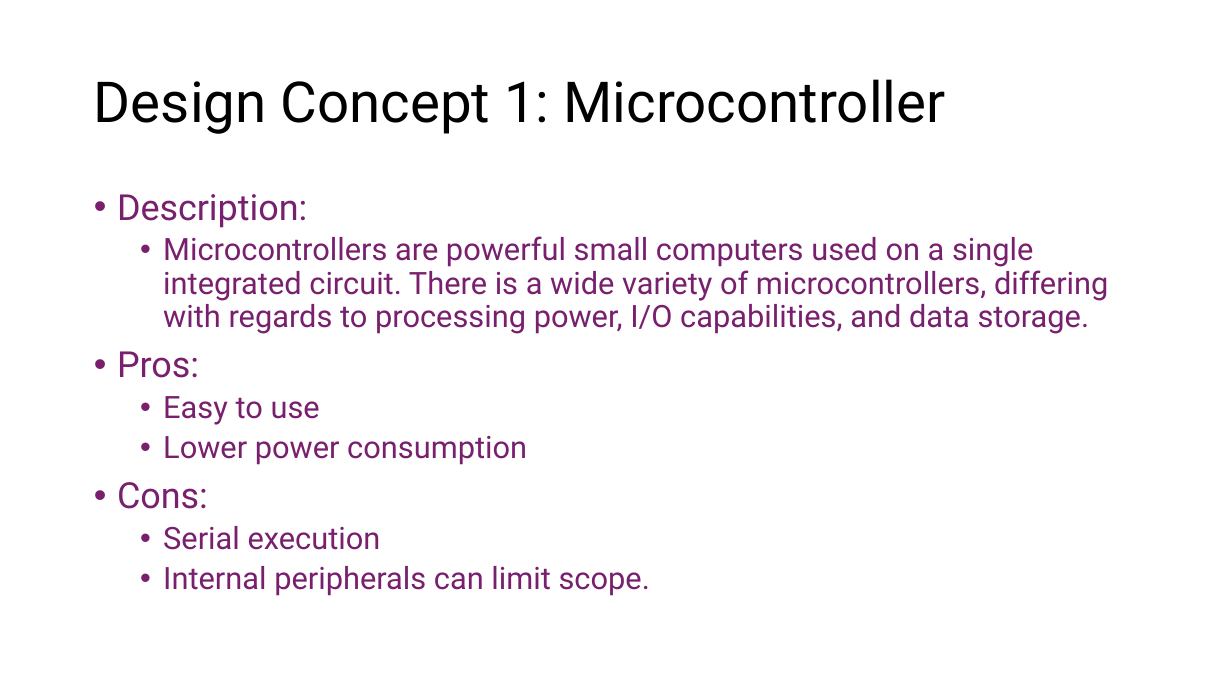
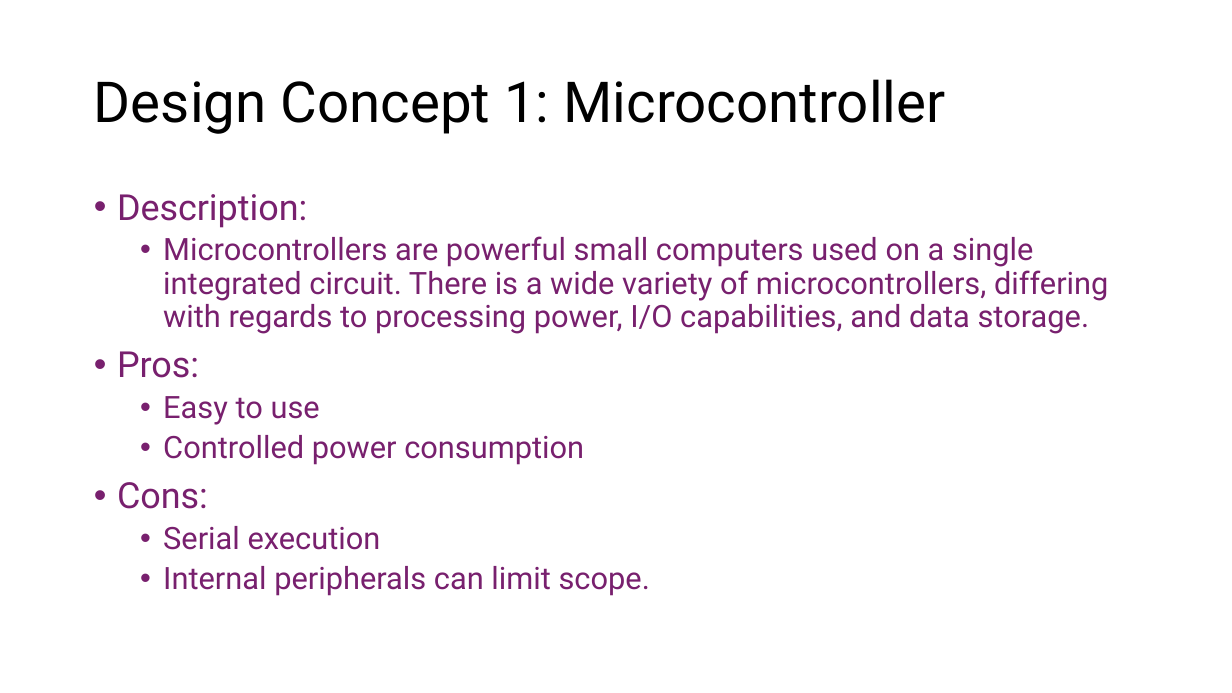
Before and after one commit to Tannyr-Singleterry/ECE590_SeniorDesign, a slide deck: slide 6 of Documents/CDR/CDR_Presentation.pptx. Drawn at 1232x693 pixels with LibreOffice and Linux fonts; fonts in the diff are those of the drawing. Boxes give left, top, right and bottom in pixels: in the first picture for what was removed or moved away, otherwise in the second. Text is boxed around its words. In the diff, an @@ line names an element or a change of style, - is before the commit and + after.

```diff
--- a/Documents/CDR/CDR_Presentation.pptx
+++ b/Documents/CDR/CDR_Presentation.pptx
@@ text at [163, 435, 584, 465]: text changed @@
-  • Lower power consumption
+  • Controlled power consumption
```
Also in this commit, not shown: 4 other slides changed, 1 other file.
